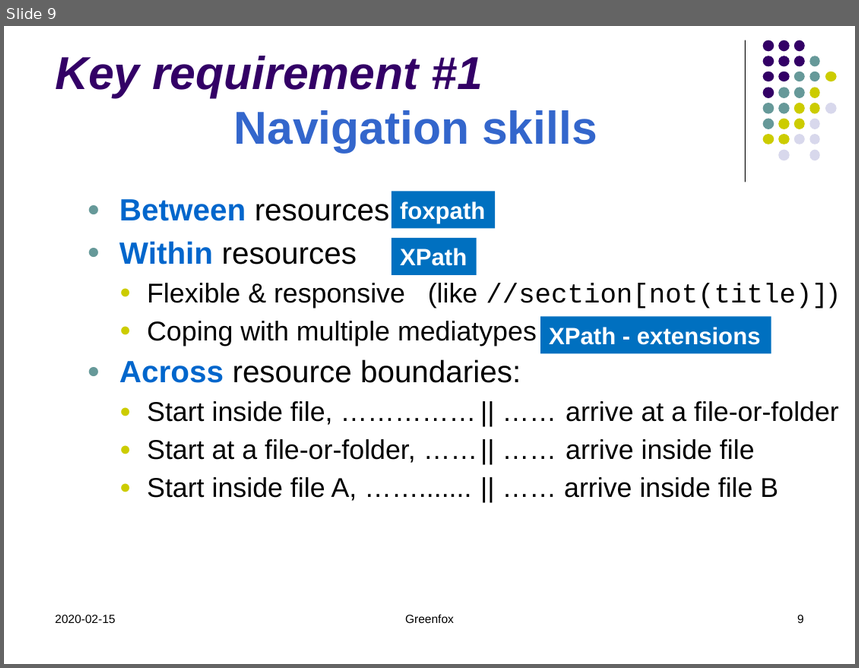
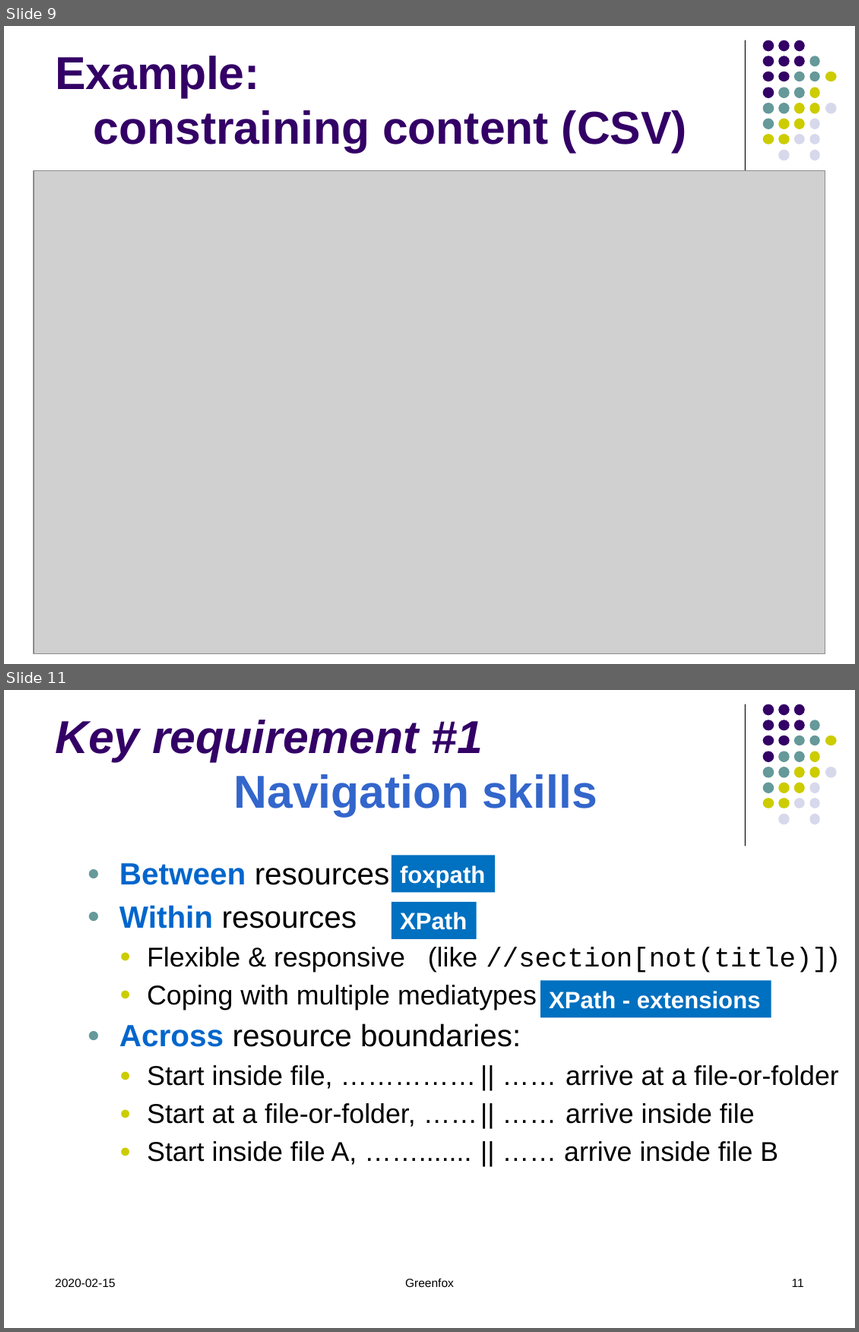
Before and after one commit to hrennau/greenfox, a slide deck: about/greenfox03.pptx. Shown one above the other, each under a label of ours: slide 9 before the commit, slides 9 and 11 after it; the slides between them are not shown. The pictures are 859x668 and 859x1332 pixels, drawn with LibreOffice and Linux fonts; fonts in the diff are those of the drawing; grey boxes stand for pictures. Boxes give left, top, right and bottom in pixels: in the first picture for what was removed or moved away, otherwise in the second. Text is boxed around its words. In the diff, an @@ line names an element or a change of style, - is before the commit and + after.

```diff
--- a/about/greenfox03.pptx
+++ b/about/greenfox03.pptx
@@ slide 9 added at (x1=4, y1=26, x2=855, y2=664), background #FFFFFF; not listed: 32 template elements that a slide beside it also shows @@
@@ title added at (x1=55, y1=56, x2=687, y2=153), 39 pt, text #330066, bold @@
+Example:
+constraining content (CSV)
@@ picture added at (x1=34, y1=170, x2=826, y2=655) @@
@@ what was slide 9 is now slide 11 @@
@@ page number at (x1=792, y1=1279, x2=804, y2=1287): text changed @@
-9
+11
```
Also in this commit, not shown: 1 other slide added.
